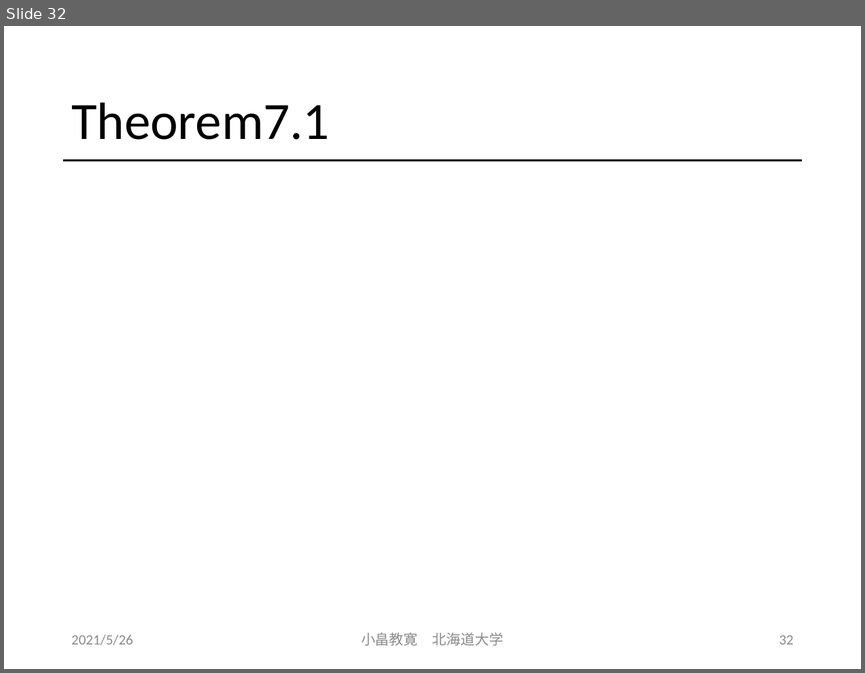
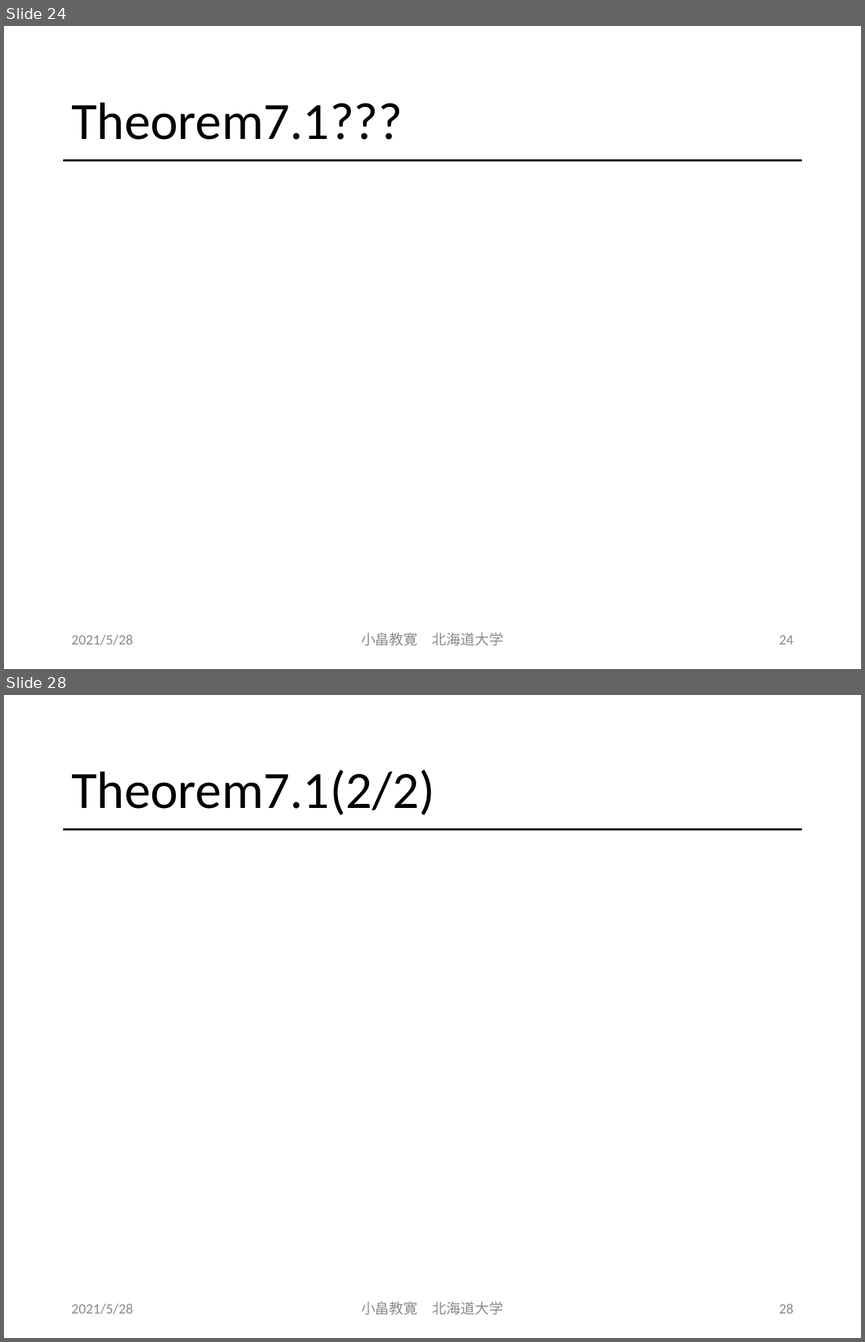
Before and after one commit to obatakyoukan/isomorphism, a slide deck: Isomorphism.pptx. Shown one above the other, each under a label of ours: slide 32 before the commit, slides 24 and 28 after it; the slides between them are not shown. The pictures are 865x673 and 865x1342 pixels, drawn with LibreOffice and Linux fonts; fonts in the diff are those of the drawing; grey boxes stand for pictures. Boxes give left, top, right and bottom in pixels: in the first picture for what was removed or moved away, otherwise in the second. Text is boxed around its words. In the diff, an @@ line names an element or a change of style, - is before the commit and + after.

```diff
--- a/Isomorphism.pptx
+++ b/Isomorphism.pptx
@@ slide 28 added at (x1=4, y1=695, x2=861, y2=1338), background #FFFFFF; not listed: 1 template element that a slide beside it also shows @@
@@ title added at (x1=71, y1=770, x2=434, y2=815), 44 pt, text #000000 @@
+Theorem7.1(2/2)
@@ text added at (x1=71, y1=1303, x2=133, y2=1314), 12 pt, text #8C8C8C @@
+2021/5/28
@@ text added at (x1=361, y1=1301, x2=504, y2=1314), 12 pt, text #8C8C8C @@
+小畠教寛 北海道大学
@@ page number added at (x1=779, y1=1304, x2=793, y2=1313), 12 pt, text #8C8C8C @@
+28
@@ what was slide 32 is now slide 24 @@
@@ slide 24 changed as well @@
@@ title at (x1=71, y1=102, x2=402, y2=140): text changed @@
-Theorem7.1
+Theorem7.1???
@@ text at (x1=71, y1=634, x2=133, y2=645): text changed @@
-2021/5/26
+2021/5/28
@@ page number at (x1=779, y1=635, x2=793, y2=644): text changed @@
-32
+24
```
Also in this commit, not shown: 32 other slides changed, 3 other slides added.
